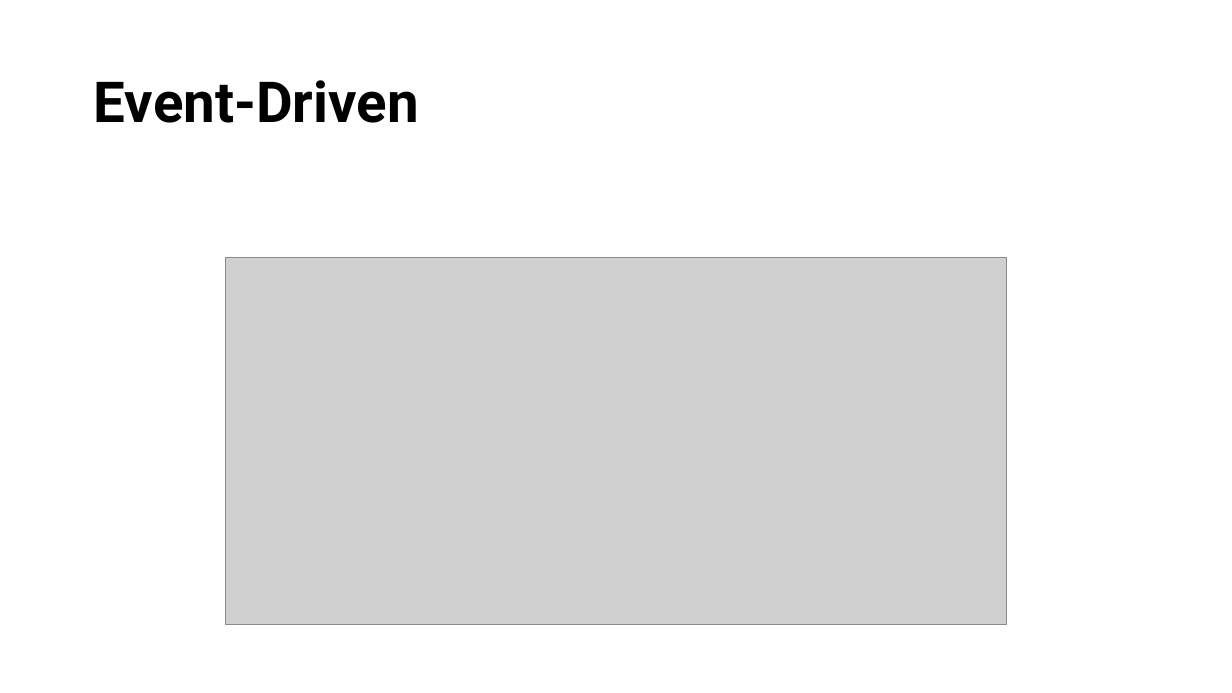
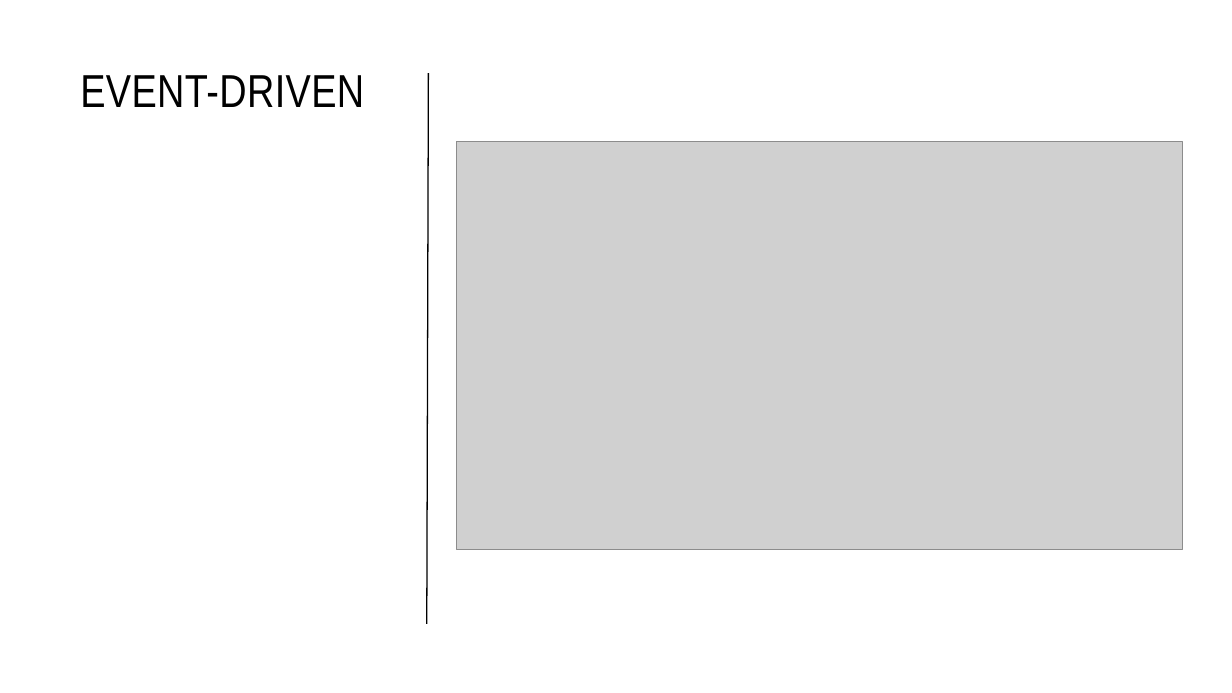
Before and after one commit to JonathanSolisP/design-course, a slide deck: slide 8 of Semana 6/Software Architecture.pptx (slide 7 before the commit). Drawn at 1232x693 pixels with LibreOffice and Linux fonts; fonts in the diff are those of the drawing; grey boxes stand for pictures. Boxes give left, top, right and bottom in pixels: in the first picture for what was removed or moved away, otherwise in the second. Text is boxed around its words. In the diff, an @@ line names an element or a change of style, - is before the commit and + after.

```diff
--- a/Semana 6/Software Architecture.pptx
+++ b/Semana 6/Software Architecture.pptx
@@ title "EVENT-DRIVEN" at (80,75,364,107): vertical alignment middle to top @@
@@ title at (80,75,364,107): text changed; size 44 to 36 pt; font Roboto to Arial Narrow; bold off @@
-Event‑Driven
+EVENT-DRIVEN
@@ line added from (427, 624) to (429, 73), #000000 1 pt @@
@@ picture: place and size @@
-picture at (226,257,1007,624)
+picture at (457,141,1182,550)
```
Also in this commit, not shown: 12 other slides changed, 7 slides added, 38 other files.
